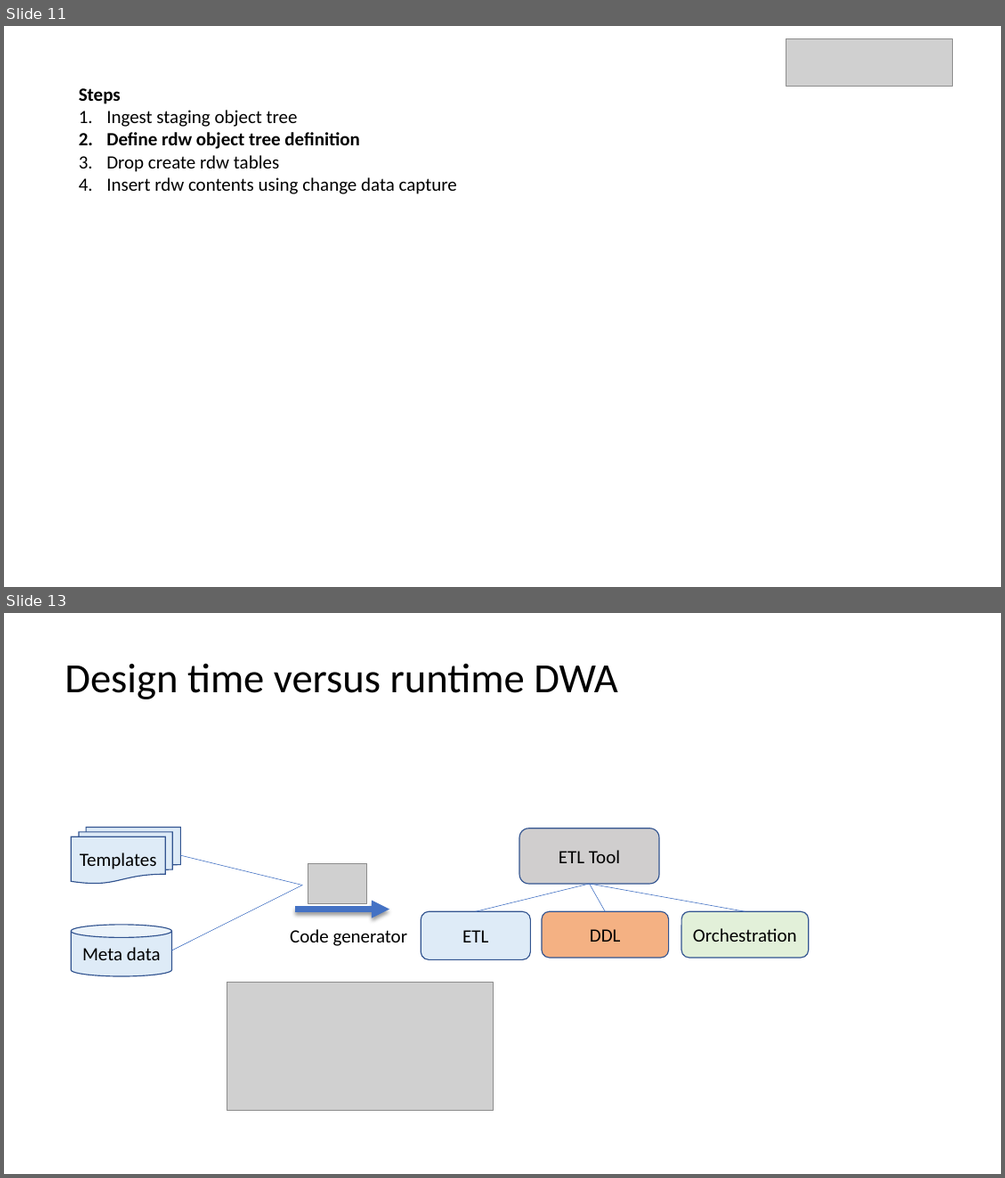
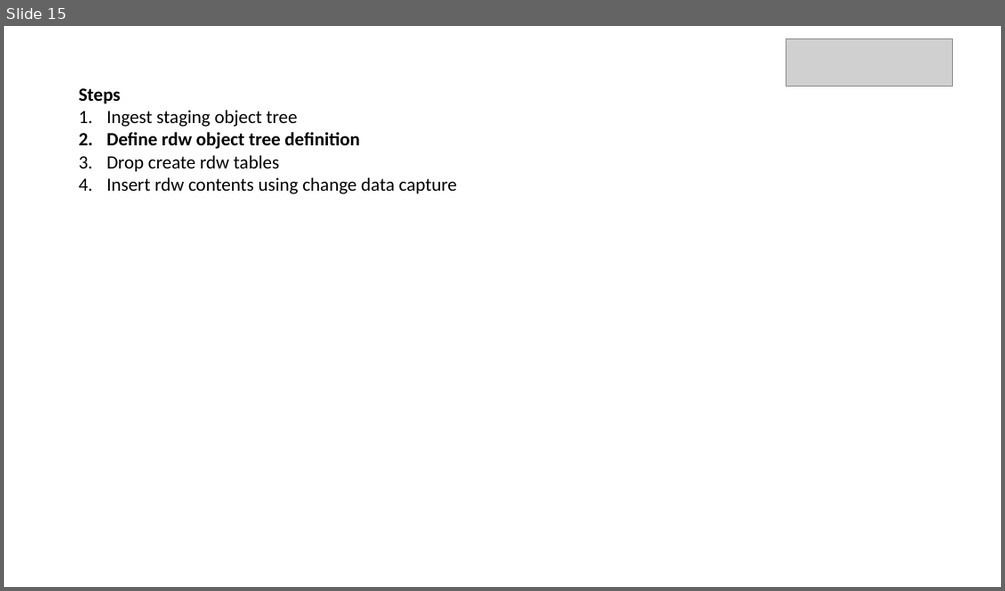
Before and after one commit to basvdberg/BETL, a slide deck: image/dwa_sas_vs_microsoft.pptx. Shown one above the other, each under a label of ours: slides 11 and 13 before the commit, slide 15 after it; the slides between them are not shown. The pictures are 1005x1178 and 1005x591 pixels, drawn with LibreOffice and Linux fonts; fonts in the diff are those of the drawing; grey boxes stand for pictures. Boxes give left, top, right and bottom in pixels: in the first picture for what was removed or moved away, otherwise in the second. Text is boxed around its words. In the diff, an @@ line names an element or a change of style, - is before the commit and + after.

```diff
--- a/image/dwa_sas_vs_microsoft.pptx
+++ b/image/dwa_sas_vs_microsoft.pptx
@@ slide 13 removed at (4,613,1001,1174), background #FFFFFF @@
@@ text removed at (65,663,618,699) @@
-Design time versus runtime DWA
@@ flow chart multidocument removed at (72,827,181,883) @@
-Templates
@@ rounded rectangle removed at (519,828,659,884) @@
-ETL Tool
@@ line removed from (302, 885) to (180, 855) @@
@@ picture removed at (308,863,367,904) @@
@@ line removed from (171, 950) to (302, 885) @@
@@ line removed from (590, 884) to (476, 911) @@
@@ line removed from (590, 884) to (606, 911) @@
@@ line removed from (590, 884) to (745, 911) @@
@@ cylinder removed at (72,925,172,976) @@
-Meta data
@@ text removed at (290,929,408,946) @@
-Code generator
@@ arrow removed from (296, 909) to (390, 909) @@
@@ rounded rectangle removed at (421,911,531,959) @@
-ETL
@@ rounded rectangle removed at (542,911,669,957) @@
-DDL
@@ rounded rectangle removed at (681,911,809,957) @@
-Orchestration
@@ picture removed at (226,981,493,1110) @@
@@ what was slide 11 is now slide 15 @@
```
Also in this commit, not shown: 7 slides changed, 12 slides added, 9 other slides removed, 2 other files.
